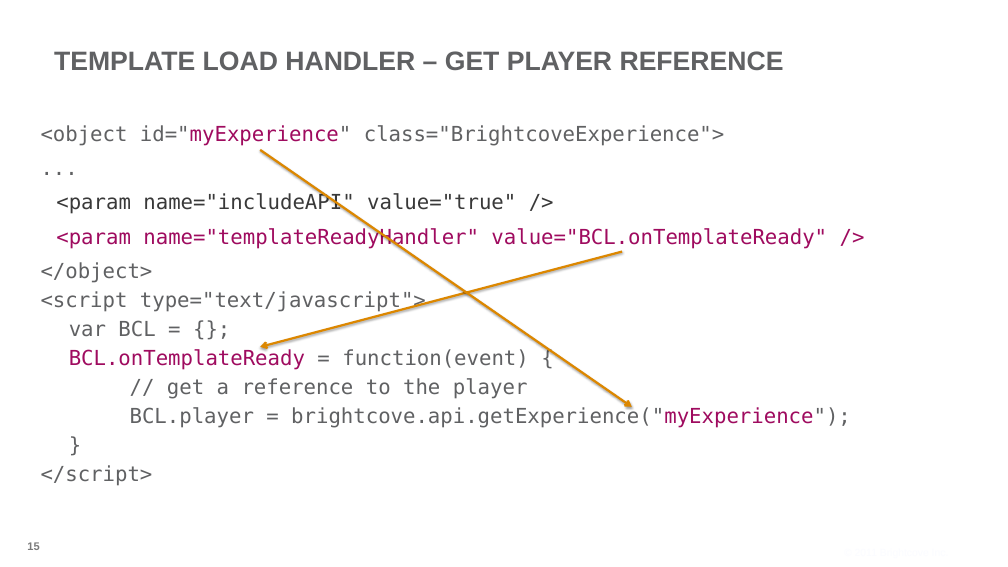
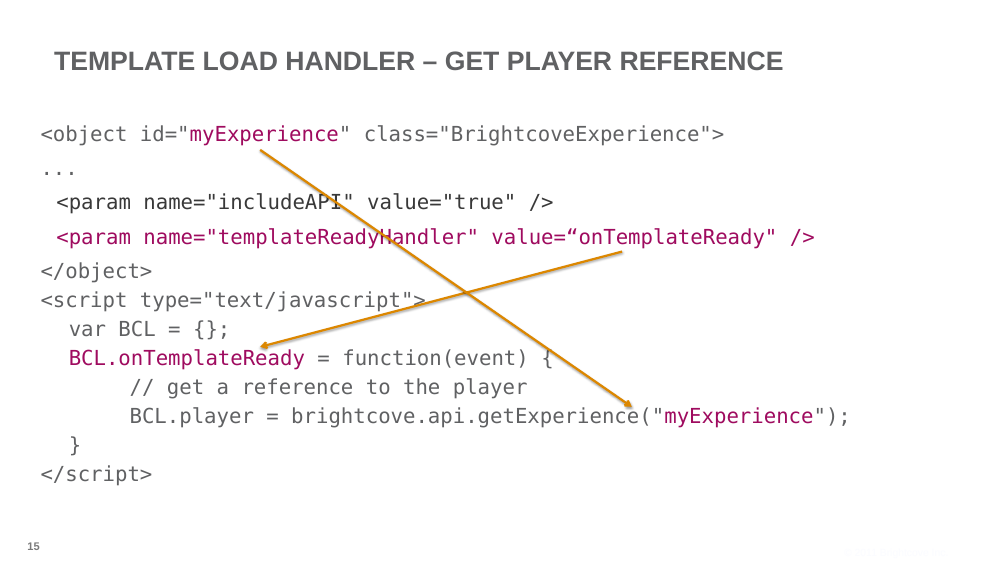
Before and after one commit to BrightcoveLearning/VideoCloudSmartPlayerAPI, a slide deck: slide 15 of Slides/DevelopingWithTheSmartPlayerAPI_May12.pptx. Drawn at 1008x567 pixels with LibreOffice and Linux fonts; fonts in the diff are those of the drawing; background and template pictures are left out. Boxes give left, top, right and bottom in pixels: in the first picture for what was removed or moved away, otherwise in the second. Text is boxed around its words. In the diff, an @@ line names an element or a change of style, - is before the commit and + after.

```diff
--- a/Slides/DevelopingWithTheSmartPlayerAPI_May12.pptx
+++ b/Slides/DevelopingWithTheSmartPlayerAPI_May12.pptx
@@ text at <box>56,227,777,249</box>: text changed @@
-<param name="templateReadyHandler" value="BCL.onTemplateReady" />
+<param name="templateReadyHandler" value=“onTemplateReady" />
```
Also in this commit, not shown: 2 other slides changed.
